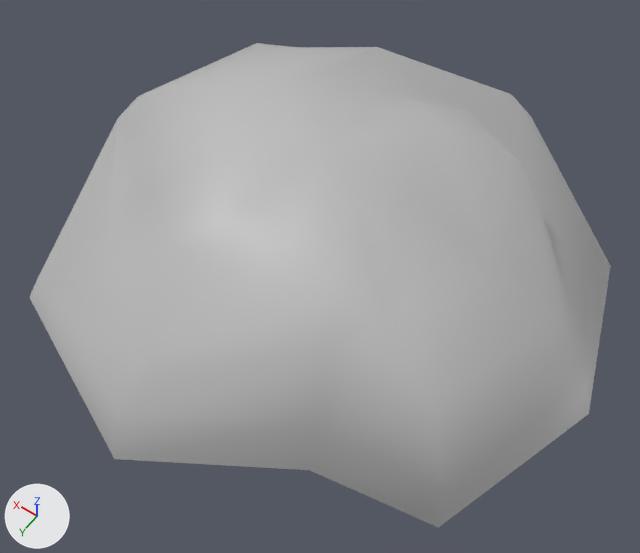
The FBX model Assets/3DModels/Molshoop.fbx: old version first, new version second.
Before and after are seen from a 50 mm lens placed at (-3.22, 4.61, 65.15), pointed at (-0.32, 0.56, 58.78). The axes (+X, +Y, +Z) are drawn at lower left. The lights are the same throughout. Where no turn or scale is listed for an object, it has been applied to the vertices.

In view in the first picture: 'Molshoop'.
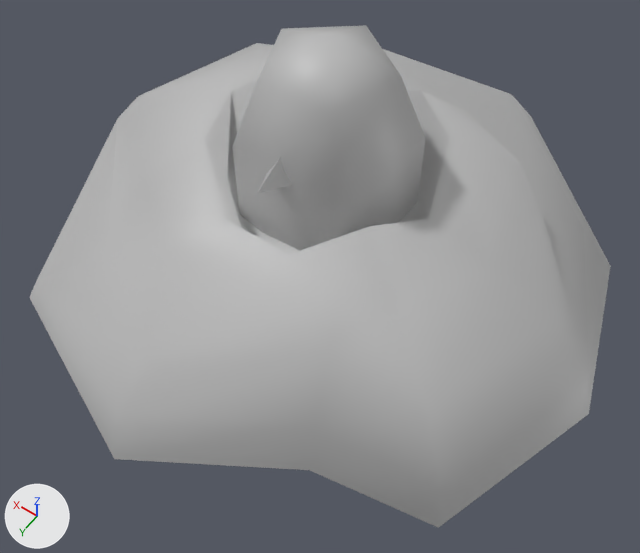
Where the newer file only moved an object's origin or applied its transform, the numbers keep the older frame.

What changed in the scene script:
```text
Change me_mesh:
    used by ob_molshoop; location = (0.0, 0.0, 58.105)
    remove me_mesh.from_pydata(...)  # 51 vertices, 50 faces; spans x -2.89..3.09, y -3.15..2.8, z -0.16..1.75
    add me_mesh.from_pydata(...)  # 81 vertices, 78 faces; spans x -2.89..3.09, y -3.15..2.8, z -0.16..2.81
    me_mesh part 1: a new loose piece of 16 vertices spanning x -0.78..0.81, y -0.83..0.7, z 0.93..2.81, in mat_lambert1 (grey #bcbcbc)
    me_mesh part 2
    1 vertex is removed from x 0.0, y 0.0, z 1.62
    10 faces are deleted
    10 vertices move from x -0.89..0.89, y -0.85..0.85, z 1.46..1.75 to x -1.05..1.05, y -1.0..1.0, z 1.43..1.78
    15 vertices are added at x -0.89..0.89, y -0.85..0.96, z 1.02..2.08
    23 new faces join them
```

Changed parts and their boxes (x1, y1, x2, y2) in the pictures (640 x 553 px):
'Molshoop', reshaped
    before: (29, 43, 611, 528)
    after: (29, 25, 611, 528)
part 1 of me_mesh, added
    after: (233, 25, 425, 250)
part 2 of me_mesh, built on
    before: (140, 47, 519, 311)
    after: (140, 48, 519, 311)
